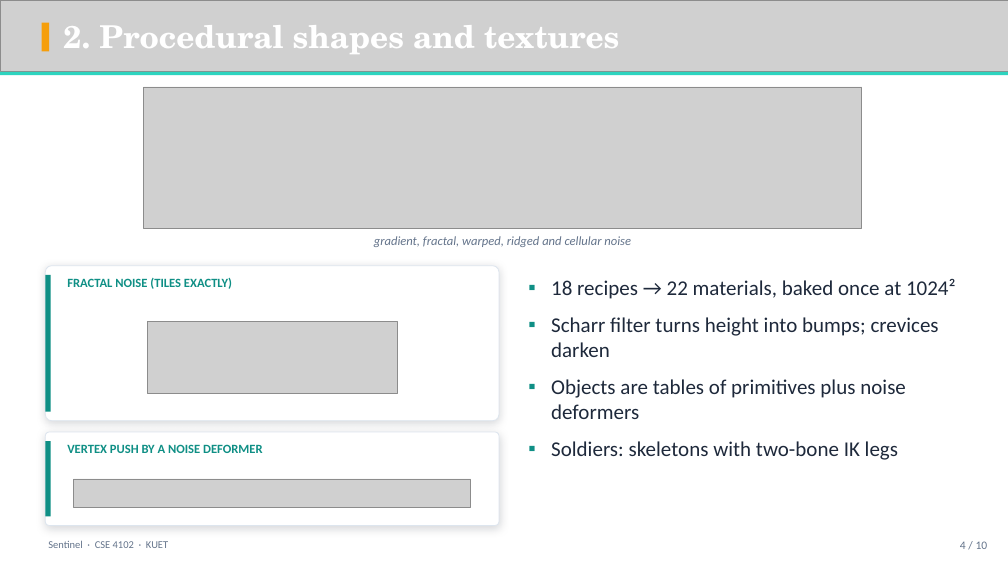
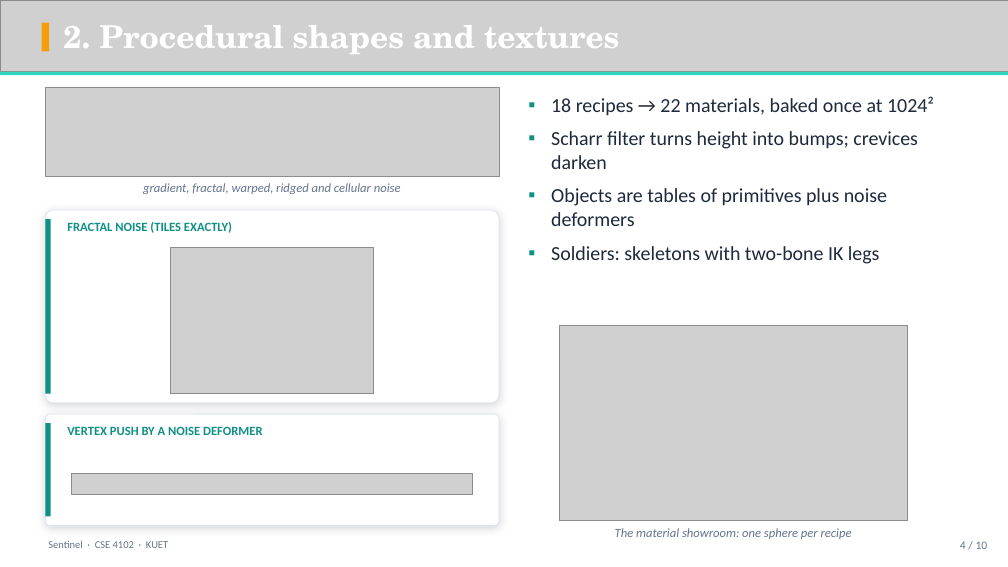
Before and after one commit to ShifatHasanGNS/Sentinel, a slide deck: slide 4 of Docs/Deliverables/Slides/Sentinel_Presentation.pptx. Drawn at 1008x567 pixels with LibreOffice and Linux fonts; fonts in the diff are those of the drawing; grey boxes stand for pictures; background and template pictures are left out. Boxes give left, top, right and bottom in pixels: in the first picture for what was removed or moved away, otherwise in the second. Text is boxed around its words. In the diff, an @@ line names an element or a change of style, - is before the commit and + after.

```diff
--- a/Docs/Deliverables/Slides/Sentinel_Presentation.pptx
+++ b/Docs/Deliverables/Slides/Sentinel_Presentation.pptx
@@ picture: place and size @@
-picture at box(144, 87, 862, 228)
+picture at box(45, 87, 499, 176)
@@ text "18 recipes → 22 materials, ...": place and size @@
-text "18 recipes → 22 materials, ..." at box(551, 279, 956, 460)
+text "18 recipes → 22 materials, ..." at box(551, 96, 934, 264)
@@ text "18 recipes → 22 materials, ..." at box(551, 96, 934, 264): size 20 to 19 pt; less space between paragraphs @@
@@ text "gradient, fractal, warped, ridged and ...": place and size @@
-text "gradient, fractal, warped, ridged and ..." at box(374, 236, 631, 247)
+text "gradient, fractal, warped, ridged and ..." at box(143, 183, 401, 194)
@@ rounded rectangle: place and size @@
-rounded rectangle at box(45, 266, 499, 421)
+rounded rectangle at box(45, 210, 499, 403)
@@ rectangle: place and size @@
-rectangle at box(45, 275, 51, 412)
+rectangle at box(45, 219, 51, 394)
@@ text "FRACTAL NOISE (TILES EXACTLY)": place and size @@
-text "FRACTAL NOISE (TILES EXACTLY)" at box(67, 278, 232, 289)
+text "FRACTAL NOISE (TILES EXACTLY)" at box(67, 222, 232, 233)
@@ picture: place and size @@
-picture at box(147, 322, 398, 394)
+picture at box(171, 248, 374, 394)
@@ picture added at box(560, 325, 907, 521) @@
@@ rounded rectangle: place and size @@
-rounded rectangle at box(45, 433, 499, 526)
+rounded rectangle at box(45, 414, 499, 526)
@@ rectangle: place and size @@
-rectangle at box(45, 442, 51, 516)
+rectangle at box(45, 423, 51, 516)
@@ text "VERTEX PUSH BY A NOISE ...": place and size @@
-text "VERTEX PUSH BY A NOISE ..." at box(67, 444, 263, 453)
+text "VERTEX PUSH BY A NOISE ..." at box(67, 426, 263, 435)
@@ picture: place and size @@
-picture at box(73, 479, 470, 508)
+picture at box(72, 474, 473, 495)
@@ text added at box(615, 528, 852, 539), 12 pt, text #64748B, italic @@
+The material showroom: one sphere per recipe
```
Also in this commit, not shown: 3 other slides changed, 23 other files.
